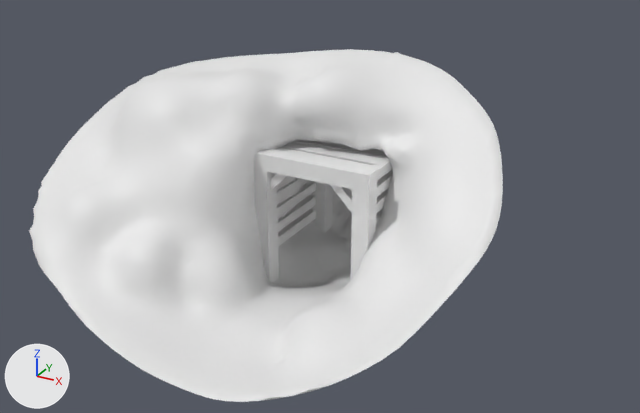
What one commit did to the Blender file LOD showcase/Assets/Blender/ashn.blend.
Rendered twice from a 50 mm lens placed at (4.61, -8.15, 5.2), pointed at (-0.09, 0.4, 0.93). Arrows for +X, +Y and +Z are at lower left; the lights stay in place. The older version comes first.

The older version as bpy lines, for what is in view:
```python
me_circle = bpy.data.meshes.new('Circle')
me_circle.from_pydata(...)  # 8115 vertices, 16133 faces; spans x -3.09..2.22, y -2.48..1.78, z -0.18..2.65
me_circle.polygons.foreach_set('use_smooth', [True] * 16133)
me_cube = bpy.data.meshes.new('Cube')
me_cube.from_pydata(...)  # 16 vertices, 12 faces; spans x -0.71..0.79, y -0.11..0.11, z -0.02..1.68
me_cube_003 = bpy.data.meshes.new('Cube.003')
me_cube_003.from_pydata(...)  # a box spanning x 0.645..0.745, y 0.092..1.333, z 0.299..0.42
ob_cube = bpy.data.objects.new('Cube', me_cube)
ob_cube.location = (0.0, 0.0, 0.0)
_m = ob_cube.modifiers.new('Array', 'ARRAY')
_m.use_constant_offset = True
_m.constant_offset_displace = (0.0, 1.4, 0.0)
_m.use_relative_offset = False
_m.relative_offset_displace = (0.0, 6.0, 0.0)
ob_cube_003 = bpy.data.objects.new('Cube.003', me_cube_003)
ob_cube_003.location = (0.0, 0.0, 0.0)
_m = ob_cube_003.modifiers.new('Mirror', 'MIRROR')
_m = ob_cube_003.modifiers.new('Array', 'ARRAY')
_m.count = 7
_m.use_constant_offset = True
_m.constant_offset_displace = (0.0, 0.0, 0.2)
_m.use_relative_offset = False
_m.relative_offset_displace = (0.0, 0.0, 2.0)
ob_ground = bpy.data.objects.new('Ground', me_circle)
ob_ground.location = (0.0, 0.0, 0.0)
# also in view: 'Cube.004' at (0.04, 0.71, 1.58)
```
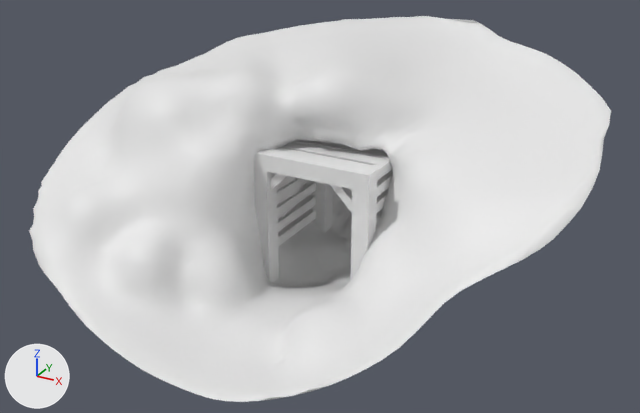
Where the change shows, as pixel boxes (x1, y1, x2, y2) in the pictures (640 x 413 px; the box of a moved part takes in the faces that stretch with it):
'Ground', reshaped (23% wider, 9% taller)
    before: (29, 49, 503, 402)
    after: (29, 16, 611, 402)
part 1 of me_circle, moved or reshaped
    before: (158, 49, 503, 303)
    after: (158, 16, 611, 303)

The edits, one by one:
me_circle is used by ob_ground; location (0.0, 0.0, 0.0).
me_circle had 8115 vertices, 16133 faces and spanned x -3.09..2.22, y -2.48..1.78, z -0.18..2.65.
me_circle now has 8115 vertices, 16133 faces and spans x -3.09..3.03, y -2.48..3.65, z -0.18..2.65.
me_circle part 1: 722 of 8115 vertices moved; they spanned x -2.42..2.22, y -0.68..1.51, z 0.78..2.65 and now span x -2.46..3.03, y -0.68..3.65, z 0.78..2.65; mean shift (0.13, 0.33, 0.0); largest move (0.36, 1.17, 2.56) -> (0.33, 3.49, 2.56).
